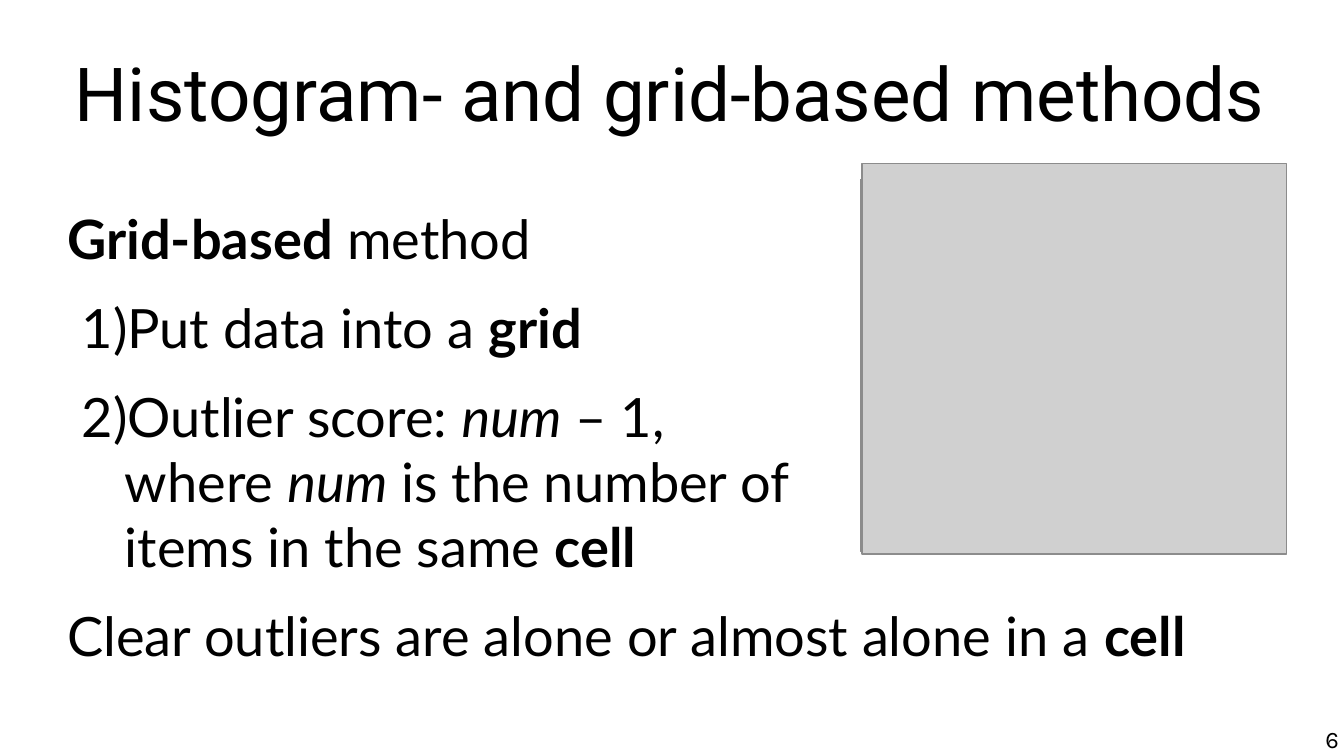
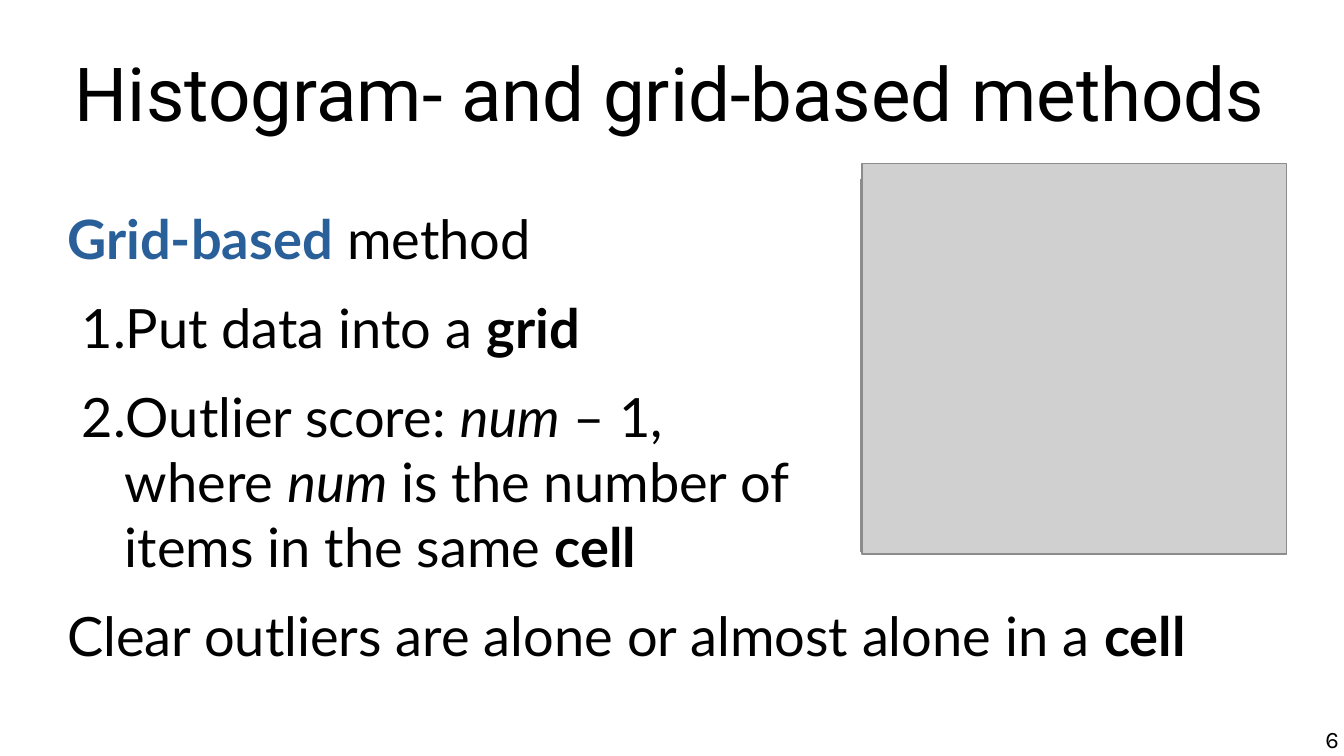
Before and after one commit to marco-calautti/data-mining-course, a slide deck: slide 6 of theory/odp/tt21_outliers_isolation.odp. Drawn at 1344x756 pixels with LibreOffice and Linux fonts; fonts in the diff are those of the drawing; grey boxes stand for pictures. Boxes give left, top, right and bottom in pixels: in the first picture for what was removed or moved away, otherwise in the second. Text is boxed around its words. In the diff, an @@ line names an element or a change of style, - is before the commit and + after.

Commit message:
Outliers ready

```diff
--- a/theory/odp/tt21_outliers_isolation.odp
+++ b/theory/odp/tt21_outliers_isolation.odp
@@ text at box(67, 218, 789, 568): text colour #000000 to #2A6099 in "Grid-based"; bullet 1) to 1. @@
```
Also in this commit, not shown: 16 other slides changed, 1 slide added, 1 slide removed, 7 other files.
